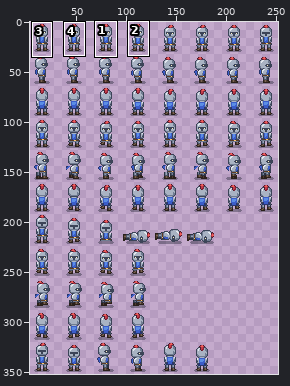
File history of a pixel-art file, art_src/knight.aseprite. The first picture is a wide view before the edit; the outline marks the close-up.
Close-up. Before the commit:
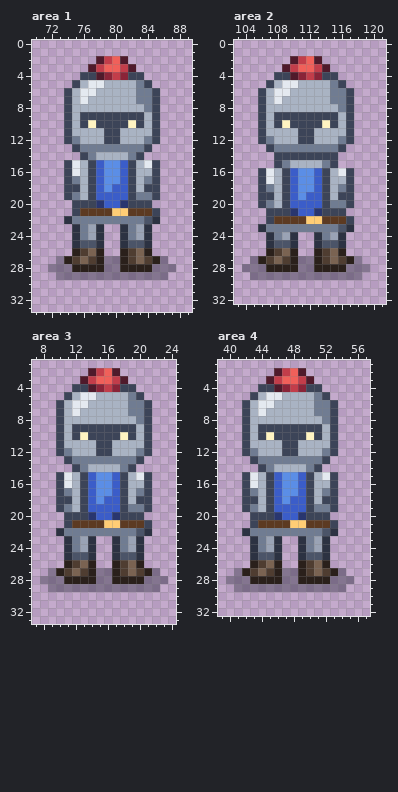
256x352 pixels, 1 frame. Colours within 5 levels of each other are drawn and written as one. Shown: area 1: x 70..89, y 0..33; area 2: x 103..121, y 0..32; area 3: x 7..24, y 1..33; area 4: x 39..57, y 1..32. The old version is drawn lined up with the new one. The wide view leaves out empty margins. The commit also changed other parts of the picture, which this record leaves out.
The same view after the edit:
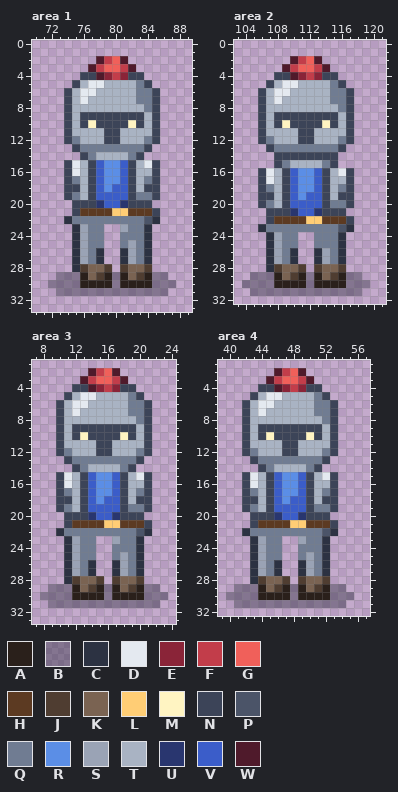
Palette (. is transparent): A #2a201b  B #1a1c2c60  C #2c3242  D #e4e9f0  E #8a2438  F #c23d4a  G #f0605a  H #5c3a22  J #4f3d31  K #7a6352  L #ffcd75  M #fff4c2  N #3c4458  P #4b5468  Q #707c92  R #5b8ee6  S #9aa3b5  T #a9b3c3  U #29366f  V #3b5dc9  W #4f1a2b
What changed:
whole drawing moved by +0,-2 (the old picture is shown already moved)
--- area 1
@@ x 70..89 @@
 22 ....CQQQQQQQQQPC....
-23 .....CQSC..CQSC.....
-24 .....CQSC..CQSC.....
-25 .....CPPC..CPPC.....
-26 .....AJKA..AJKA.....
-27 ...BAJKJABBAJKJAB...
-28 ..BBBAAAABBAAAABBB..
-29 ...BBBBBBBBBBBBBB...
-30 ....................
-31 ....................
+23 .....CSQQ..SQQC.....
+24 .....CSQQ..QQQC.....
+25 .....CSQQ..QSQC.....
+26 .....CSQC..CSQC.....
+27 .....CSQC..CSQC.....
+28 .....CJKKJ.JKKJ.....
+29 ...BBBAKJABAKJABB...
+30 ..BBBBAAAABAAAABBB..
+31 ...BBBBBBBBBBBBBB...
 32 ....................
--- area 2
@@ x 103..121 @@
 23 ...CQQQQQQQQQPC....
-24 ....CQSC..CQSC.....
-25 ....CPPC..CPPC.....
-26 ....AJKA..AJKA.....
-27 ..BAJKJABBAJKJAB...
-28 .BBBAAAABBAAAABBB..
-29 ..BBBBBBBBBBBBBB...
-30 ...................
-31 ...................
+24 ....CSQQ..QQQC.....
+25 ....CSQQ..QQQC.....
+26 ....CSQC..CSQC.....
+27 ....CSQC..CSQC.....
+28 ....CJKKJ.JKKJ.....
+29 ..BBBAKJABAKJABB...
+30 .BBBBAAAABAAAABBB..
+31 ..BBBBBBBBBBBBBB...
 32 ...................
--- area 3
@@ x 7..24 @@
 22 ...CQQQQQQQQQPC...
-23 ....CQSC..CQSC....
-24 ....CQSC..CQSC....
-25 ....CPPC..CPPC....
-26 ....AJKA..AJKA....
-27 ..BAJKJABBAJKJAB..
-28 .BBBAAAABBAAAABBB.
-29 ..BBBBBBBBBBBBBB..
-30 ..................
-31 ..................
+23 ....CSQQ..SQQC....
+24 ....CSQQ..QQQC....
+25 ....CSQQ..QSQC....
+26 ....CSQC..CSQC....
+27 ....CSQC..CSQC....
+28 ....CJKKJ.JKKJ....
+29 ..BBBAKJABAKJABB..
+30 .BBBBAAAABAAAABBB.
+31 ..BBBBBBBBBBBBBB..
 32 ..................
--- area 4
@@ x 39..57 @@
 22 ...CQQQQQQQQQPC....
-23 ....CQSC..CQSC.....
-24 ....CQSC..CQSC.....
-25 ....CPPC..CPPC.....
-26 ....AJKA..AJKA.....
-27 ..BAJKJABBAJKJAB...
-28 .BBBAAAABBAAAABBB..
-29 ..BBBBBBBBBBBBBB...
-30 ...................
-31 ...................
+23 ....CSQQ..SQQC.....
+24 ....CSQQ..QQQC.....
+25 ....CSQQ..QSQC.....
+26 ....CSQC..CSQC.....
+27 ....CSQC..CSQC.....
+28 ....CJKKJ.JKKJ.....
+29 ..BBBAKJABAKJABB...
+30 .BBBBAAAABAAAABBB..
+31 ..BBBBBBBBBBBBBB...
 32 ...................
Changed places in both close-ups, as pixel boxes (x1, y1, x2, y2):
changed: (48, 224, 176, 296)
changed: (242, 232, 370, 296)
changed: (40, 536, 168, 608)
changed: (226, 536, 354, 608)
